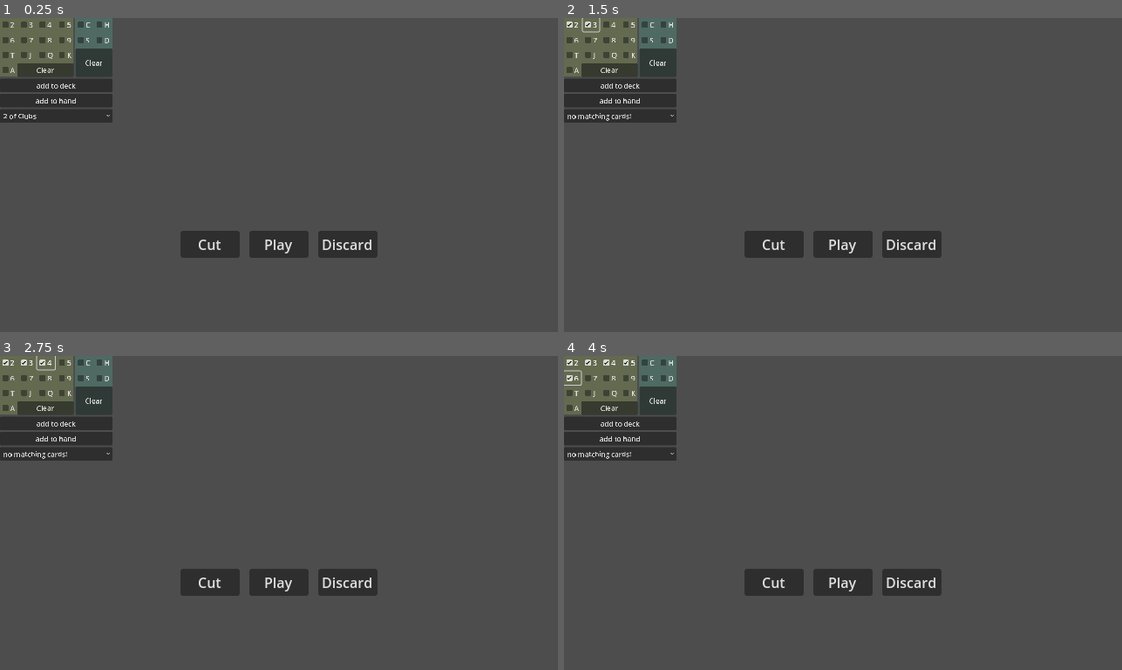
Above: before the commit, frames 1-4 (two rows, left to right).
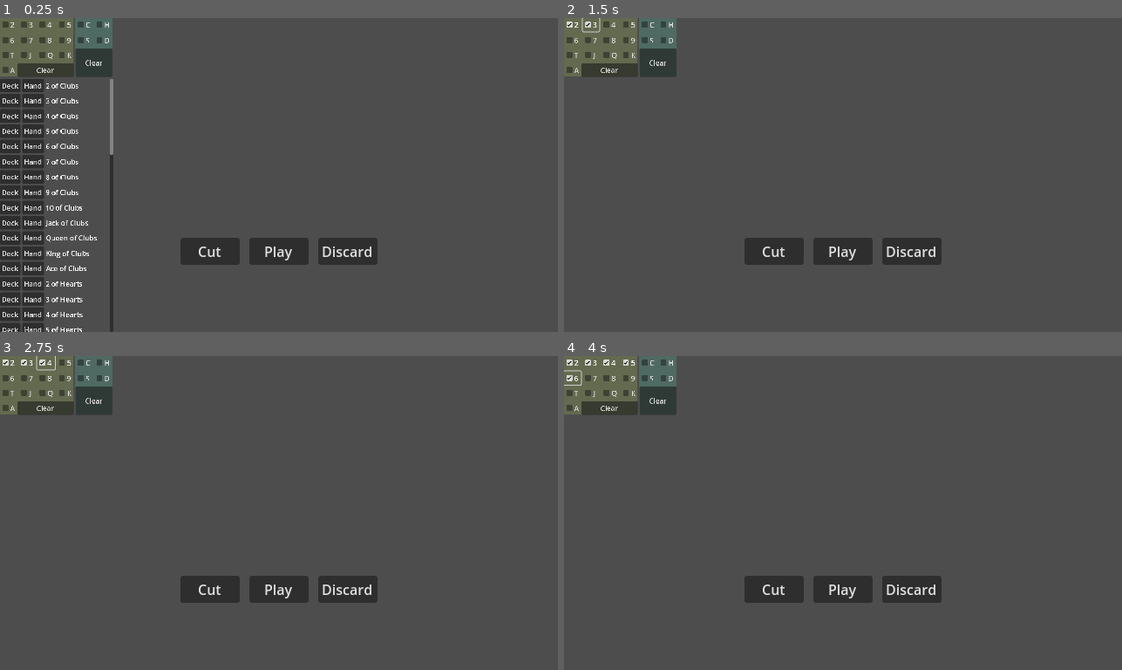
Above: after the commit, the same moments.

Repository: sinoftheta/secret_card_project
Game: Godot game, scene res://main/main.tscn
Same seed, same stepped clock (60 frames per second), same inputs: the game is played once before the commit and once after it.
Inputs:
- Up to frame 1 (0.25 s): no input
- Up to frame 2 (1.5 s): click "2" at 0.5 s; click "3" at 1.25 s
- Up to frame 3 (2.75 s): click "4" at 2 s
- Up to frame 4 (4 s): click "5" at 2.75 s; click "6" at 3.5 s

The runs differ from the first frame. In frame 1, 8.8% of the frame differs, in the area x 0-68%, y 1-100%; in frame 2, 4.4%; in frame 3, 4.4%; in frame 4, 4.4%.

Commit message:
better debug card spawn

Diff:
--- a/card/card.gd
+++ b/card/card.gd
@@ -54,8 +54,6 @@
 func hand_anchor_position() -> float:
 	var ncards:float = float(get_parent().get_child_count())
 	var center:float = ncards*0.5
-	#return (float(get_index()) + 0.5 - ncards * 0.5) / ncards * HAND_WIDTH
-	#return ((float(get_index()) + 0.5)/ncards - center) * HAND_WIDTH
 	return (((float(get_index()) + 0.5)/ncards) - 0.5) * HAND_WIDTH * global_scale.x
 
 	# p = (((float(get_index()) + 0.5)/ncards) - 0.5) * HAND_WIDTH
@@ -63,17 +61,11 @@
 	# p / HAND_WIDTH + 0.5 = ((float(get_index()) + 0.5)/ncards)
 	# ncards * (p / HAND_WIDTH + 0.5) = (float(get_index()) + 0.5)
 	# ncards * (p / HAND_WIDTH + 0.5) - 0.5 = float(get_index())
-
-## moving to left causes an index change instantly
-## moving to the right causes an index change too late
-## I should probably be using roundi instead of int idfk
-## also needs to scale based off of the hand node scale
 func hand_anchor_position_inverse() -> int:
 	var ncards:float = float(get_parent().get_child_count())
 	var center:float = ncards*0.5
-
 	var p:float =   get_parent().to_local(get_global_mouse_position()).x\
-				   + (%Interaction.size * 0.5 - drag_point).x #* global_scale.x
+				   + (%Interaction.size * 0.5 - drag_point).x
 	return roundi(ncards * (p / HAND_WIDTH / global_scale.x + 0.5) - 0.5)
 
 #func _draw() -> void:
--- a/core/game_logic.gd
+++ b/core/game_logic.gd
@@ -24,6 +24,9 @@
 	SignalBus.play_pressed.connect(_on_play_pressed)
 	SignalBus.cut_pressed.connect(_on_cut_pressed)
 	SignalBus.discard_pressed.connect(_on_discard_pressed)
+
+	SignalBus.debug_spawn_in_deck.connect(_on_debug_spawn_in_deck)
+	SignalBus.debug_spawn_in_hand.connect(_on_debug_spawn_in_hand)
 func _on_play_pressed() -> void:
 	pass
 func _on_cut_pressed() -> void:
@@ -149,19 +152,46 @@
 	## check for "weak" straights
 	## only pick the single longest straight
 	## ignore aces at first
-	var longest_run:int = 0
-	var high_rank_in_longest_run:int = 0
-	var curent_run:int = 0
-
+
+	var runs:Array[Array] = []
+	var run_index:int = 0
 	for rank:int in range(2,14):
+		## check if we need to start a new run
+		if runs.size() == run_index:
+			runs.push_back([])
+
 		if cards_with_rank[rank].size() > 0:
-			curent_run += 1
+			runs[-1].push_back(rank)
 		else:
-			curent_run = 0
-
-		if curent_run >= longest_run:
-			longest_run = curent_run
-			high_rank_in_longest_run = rank
+			run_index += 1
+	runs = runs.filter(func(run:Array) -> bool: return run.size() > 0)
+	print(runs)
+
+
+	if cards_with_rank[14].size() == 0:
+		## we have no aces, count straights normally
+		pass
+	elif cards_with_rank[14].size() == 1:
+		## we have one ace, need to test which way of counting it (low vs high)
+		## results in a longer straight
+		pass
+	else:
+		## we have two or more aces, they can both be used in one big straight
+		pass
+
+	#var longest_run:int = 0
+	#var high_rank_in_longest_run:int = 0
+	#var curent_run:int = 0
+	#
+	#for rank:int in range(2,14):
+		#if cards_with_rank[rank].size() > 0:
+			#curent_run += 1
+		#else:
+			#curent_run = 0
+		#
+		#if curent_run >= longest_run:
+			#longest_run = curent_run
+			#high_rank_in_longest_run = rank
 
 	## analyze aces low/high
 
@@ -173,3 +203,16 @@
 	for rank:int in cards_with_rank.keys():
 		if cards_with_rank[rank].size() == 5:
 			ranks_with_5_cards.push_back(rank)
+
+
+
+
+
+func _on_debug_spawn_in_deck(id:Constants.CardID) -> void:
+	var card:Card = card_tscn.instantiate()
+	card.id = id
+	deck.push_back(card)
+func _on_debug_spawn_in_hand(id:Constants.CardID) -> void:
+	var card:Card = card_tscn.instantiate()
+	card.id = id
+	hand_node.add_child(card)
--- a/core/signal_bus.gd
+++ b/core/signal_bus.gd
@@ -5,3 +5,7 @@
 signal discard_pressed()
 
 signal menu_updated(cur:Constants.Menu, prev:Constants.Menu)
+
+
+signal debug_spawn_in_hand(id:Constants.CardID)
+signal debug_spawn_in_deck(id:Constants.CardID)
--- /dev/null
+++ b/debug/card_spawn.gd
@@ -0,0 +1,14 @@
+class_name CardSpawn
+extends HBoxContainer
+
+var id:Constants.CardID:
+	set(value):
+		id = value
+		#%Label.text = Constants.CardID.keys()[value]
+		%Label.text = Constants.card_data[value].title
+
+func _on_spawn_in_deck_pressed() -> void:
+	SignalBus.debug_spawn_in_deck.emit(id)
+
+func _on_spawn_in_hand_pressed() -> void:
+	SignalBus.debug_spawn_in_hand.emit(id)
--- /dev/null
+++ b/debug/card_spawn.tscn
@@ -0,0 +1,23 @@
+[gd_scene load_steps=2 format=3 uid="uid://dl2csol50qxan"]
+
+[ext_resource type="Script" uid="uid://xxdc1ufj4ewo" path="res://debug/card_spawn.gd" id="1_mbaiy"]
+
+[node name="CardSpawn" type="HBoxContainer"]
+offset_right = 1.0
+offset_bottom = 23.0
+script = ExtResource("1_mbaiy")
+
+[node name="SpawnInDeck" type="Button" parent="."]
+layout_mode = 2
+text = "Deck"
+
+[node name="SpawnInHand" type="Button" parent="."]
+layout_mode = 2
+text = "Hand"
+
+[node name="Label" type="Label" parent="."]
+unique_name_in_owner = true
+layout_mode = 2
+
+[connection signal="pressed" from="SpawnInDeck" to="." method="_on_spawn_in_deck_pressed"]
+[connection signal="pressed" from="SpawnInHand" to="." method="_on_spawn_in_hand_pressed"]
--- a/debug/debug.gd
+++ b/debug/debug.gd
@@ -1,16 +1,15 @@
 extends Control
-var card_tscn = preload("res://card/card.tscn")
-const SEARCH_FAIL_MSG:String = "no matching cards!"
+var card_spawn_tscn:PackedScene = preload("res://debug/card_spawn.tscn")
 
 func _ready() -> void:
+	for id:Constants.CardID in Constants.card_data.keys():
+		var card_spawn:CardSpawn = card_spawn_tscn.instantiate()
+		card_spawn.id = id
+		%CardSpawns.add_child(card_spawn)
 	apply_card_filters()
 func apply_card_filters() -> void:
 	## no checkboxes selected = no filters
 	## ace checkbox selected = only search for aces
-
-	#var any_suit_filters:bool = %SuitFilters.get_children().any(are_checked)
-	#var any_rank_filters:bool = %RankFilters.get_children().any(are_checked)
-	(%SpawnCard as OptionButton).clear()
 
 	var suit_filters:Array[Constants.Suit] = []
 	for checkbox:CheckBox in %SuitFilters.get_children():
@@ -24,7 +23,8 @@
 
 
 
-	for id:Constants.CardID in Constants.card_data.keys():
+	for card_spawn:CardSpawn in %CardSpawns.get_children():
+		var id:Constants.CardID = card_spawn.id
 		var has_all_ranks:bool = true
 		var has_all_suits:bool = true
 
@@ -39,40 +39,16 @@
 				break
 
 		if rank_filters.size() > 0 and suit_filters.size() > 0:
-			if has_all_ranks and has_all_suits:
-				(%SpawnCard as OptionButton).add_item(Constants.card_data[id].title,id)
+			card_spawn.visible = has_all_ranks and has_all_suits
 
 		elif rank_filters.size() > 0:
-			if has_all_ranks:
-				(%SpawnCard as OptionButton).add_item(Constants.card_data[id].title,id)
+			card_spawn.visible = has_all_ranks
 
 		elif suit_filters.size() > 0:
-			if has_all_suits:
-				(%SpawnCard as OptionButton).add_item(Constants.card_data[id].title,id)
+			card_spawn.visible = has_all_suits
 
 		else:
-			## no filters applied, add the id
-			(%SpawnCard as OptionButton).add_item(Constants.card_data[id].title,id)
-
-
-	if (%SpawnCard as OptionButton).item_count == 0:
-		(%SpawnCard as OptionButton).add_item(SEARCH_FAIL_MSG)
-		(%SpawnCard as OptionButton).set_item_disabled(0,true)
-
-func _on_add_to_hand_pressed() -> void:
-	if (%SpawnCard as OptionButton).get_item_text((%SpawnCard as OptionButton).selected) == SEARCH_FAIL_MSG:
-		return
-	var card:Card = card_tscn.instantiate()
-	card.id = (%SpawnCard as OptionButton).get_item_id((%SpawnCard as OptionButton).selected)
-	GameLogic.hand_node.add_child(card)
-
-
-func _on_add_to_deck_pressed() -> void:
-	if (%SpawnCard as OptionButton).get_item_text((%SpawnCard as OptionButton).selected) == SEARCH_FAIL_MSG:
-		return
-	var card:Card = card_tscn.instantiate()
-	card.id = (%SpawnCard as OptionButton).get_item_id((%SpawnCard as OptionButton).selected)
-	GameLogic.deck.push_back(card)
+			card_spawn.visible = true
 
 func _on_clear_rank_filters_pressed() -> void:
 	for checkbox:CheckBox in %RankFilters.get_children():
--- a/debug/debug.tscn
+++ b/debug/debug.tscn
@@ -131,19 +131,13 @@
 grow_vertical = 0
 text = "Clear"
 
-[node name="AddToDeck" type="Button" parent="VBoxContainer"]
+[node name="ScrollContainer" type="ScrollContainer" parent="VBoxContainer"]
+custom_minimum_size = Vector2(260, 581)
 layout_mode = 2
-text = "add to deck"
 
-[node name="AddToHand" type="Button" parent="VBoxContainer"]
-layout_mode = 2
-text = "add to hand"
-
-[node name="SpawnCard" type="OptionButton" parent="VBoxContainer"]
+[node name="CardSpawns" type="VBoxContainer" parent="VBoxContainer/ScrollContainer"]
 unique_name_in_owner = true
 layout_mode = 2
-item_count = 1
-popup/item_0/id = 0
 
 [connection signal="toggled" from="VBoxContainer/Filters/RankFilterStuff/RankFilters/2" to="." method="_on_filter_option_toggled"]
 [connection signal="toggled" from="VBoxContainer/Filters/RankFilterStuff/RankFilters/3" to="." method="_on_filter_option_toggled"]
@@ -164,5 +158,3 @@
 [connection signal="toggled" from="VBoxContainer/Filters/SuitFilterStuff/SuitFilters/Spades" to="." method="_on_filter_option_toggled"]
 [connection signal="toggled" from="VBoxContainer/Filters/SuitFilterStuff/SuitFilters/Diamonds" to="." method="_on_filter_option_toggled"]
 [connection signal="pressed" from="VBoxContainer/Filters/SuitFilterStuff/ClearSuitFilters" to="." method="_on_clear_suit_filters_pressed"]
-[connection signal="pressed" from="VBoxContainer/AddToDeck" to="." method="_on_add_to_deck_pressed"]
-[connection signal="pressed" from="VBoxContainer/AddToHand" to="." method="_on_add_to_hand_pressed"]
--- a/menus/gameplay/gameplay.tscn
+++ b/menus/gameplay/gameplay.tscn
@@ -9,28 +9,26 @@
 
 [node name="Hand" type="Node2D" parent="."]
 unique_name_in_owner = true
-position = Vector2(44, -33)
-scale = Vector2(0.5, 0.5)
 
 [node name="Cut" type="Button" parent="."]
 offset_left = -113.0
-offset_top = 64.0
+offset_top = 72.0
 offset_right = -45.0
-offset_bottom = 95.0
+offset_bottom = 103.0
 text = "Cut"
 
 [node name="Play" type="Button" parent="."]
 offset_left = -34.0
-offset_top = 64.0
+offset_top = 72.0
 offset_right = 34.0
-offset_bottom = 95.0
+offset_bottom = 103.0
 text = "Play"
 
 [node name="Discard" type="Button" parent="."]
 offset_left = 45.0
-offset_top = 64.0
+offset_top = 72.0
 offset_right = 113.0
-offset_bottom = 95.0
+offset_bottom = 103.0
 text = "Discard"
 
 [connection signal="pressed" from="Cut" to="." method="_on_cut_pressed"]
Not shown, added: debug/card_spawn.gd.uid
